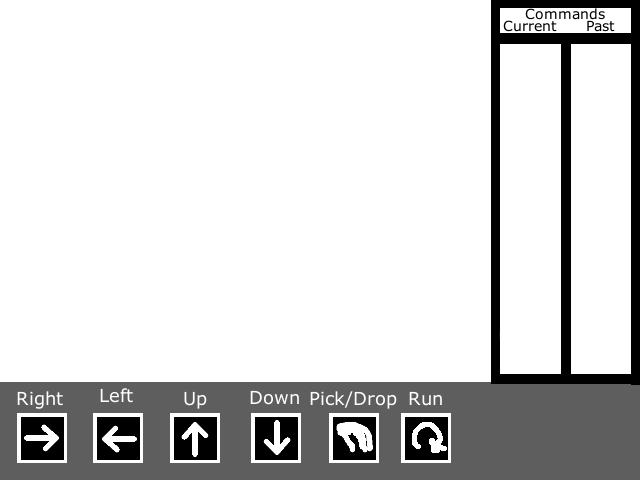
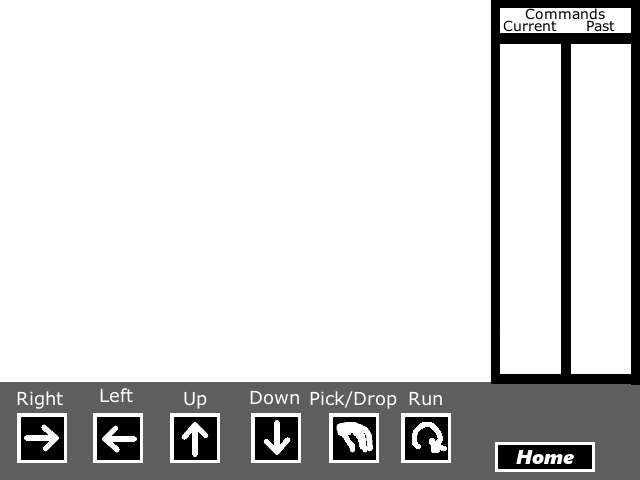
Layered file, before and after one edit (640x480). Changes by layer:
added layer "Home" in group "Layer Group #6" over (x1=516, y1=450, x2=574, y2=464)
added layer "text" in group "Layer Group #6" over (x1=495, y1=442, x2=595, y2=472)
